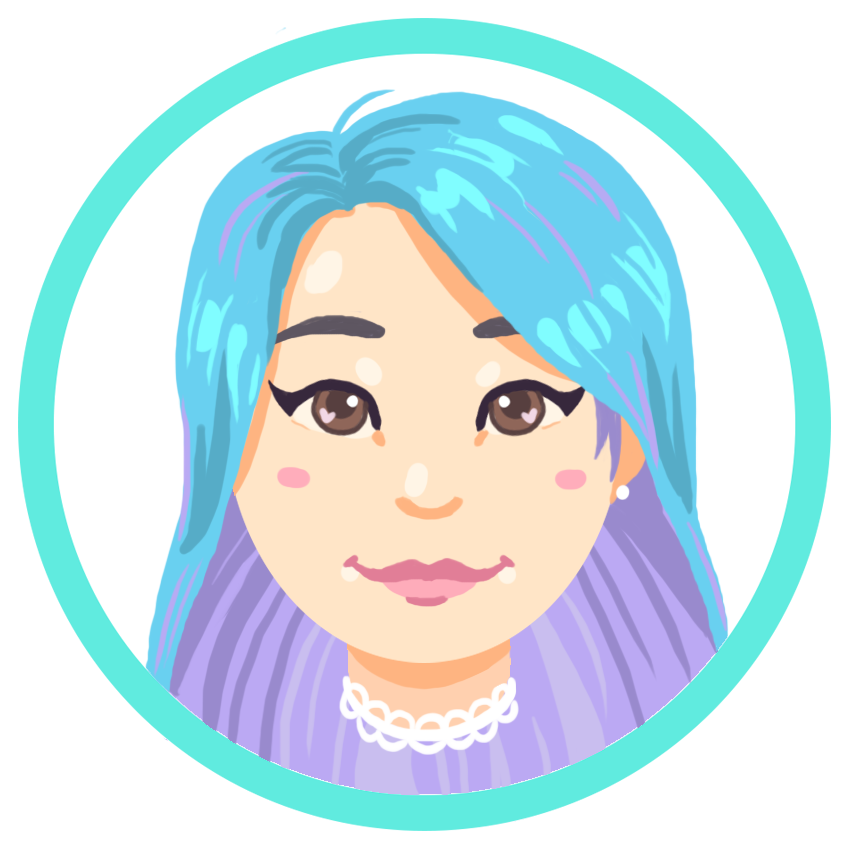
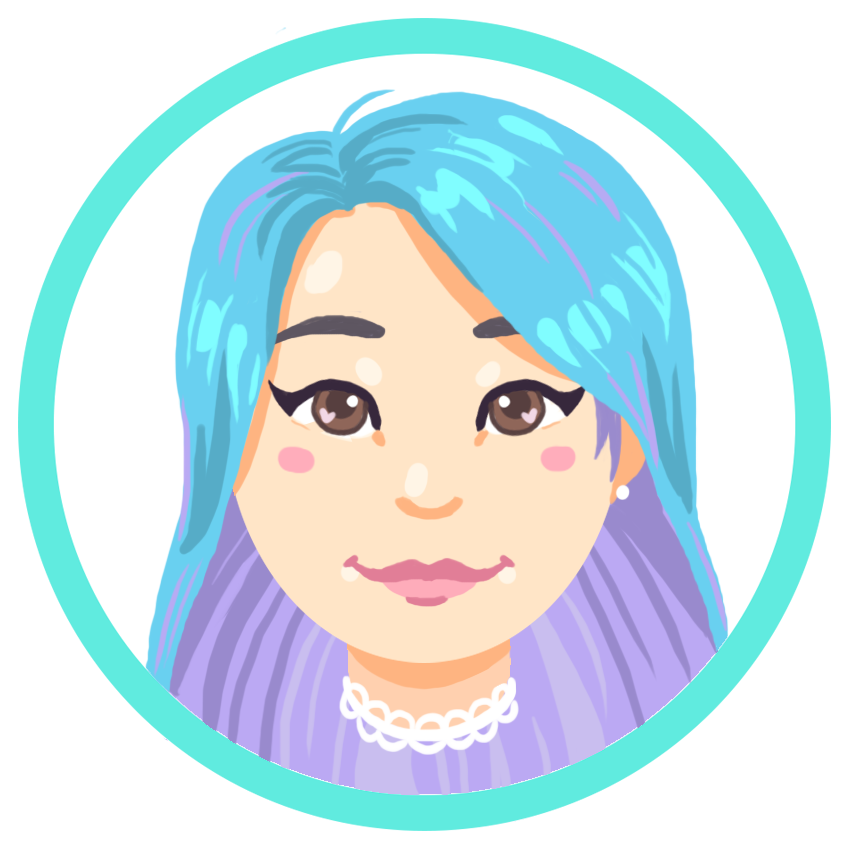
The second 856x849 image is a revision of the first. Changes to its layers:
painted on "Layer 1" over [257, 120, 469, 349]
painted on "Layer 4" over [276, 396, 587, 490]
